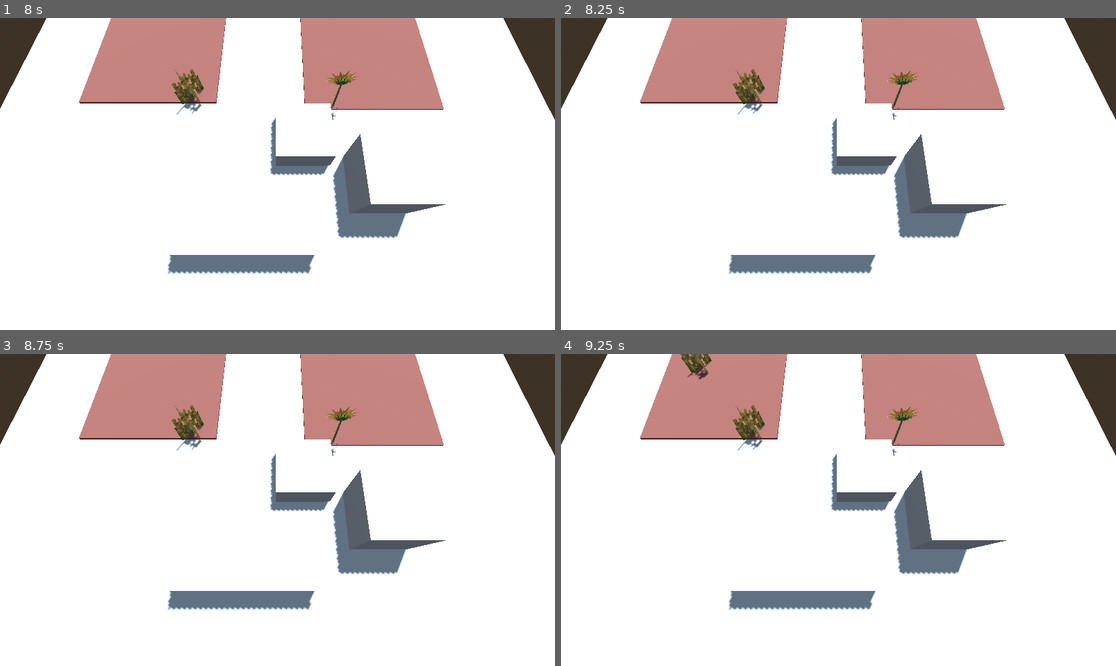
Above: before the commit, frames 1-4 (two rows, left to right).
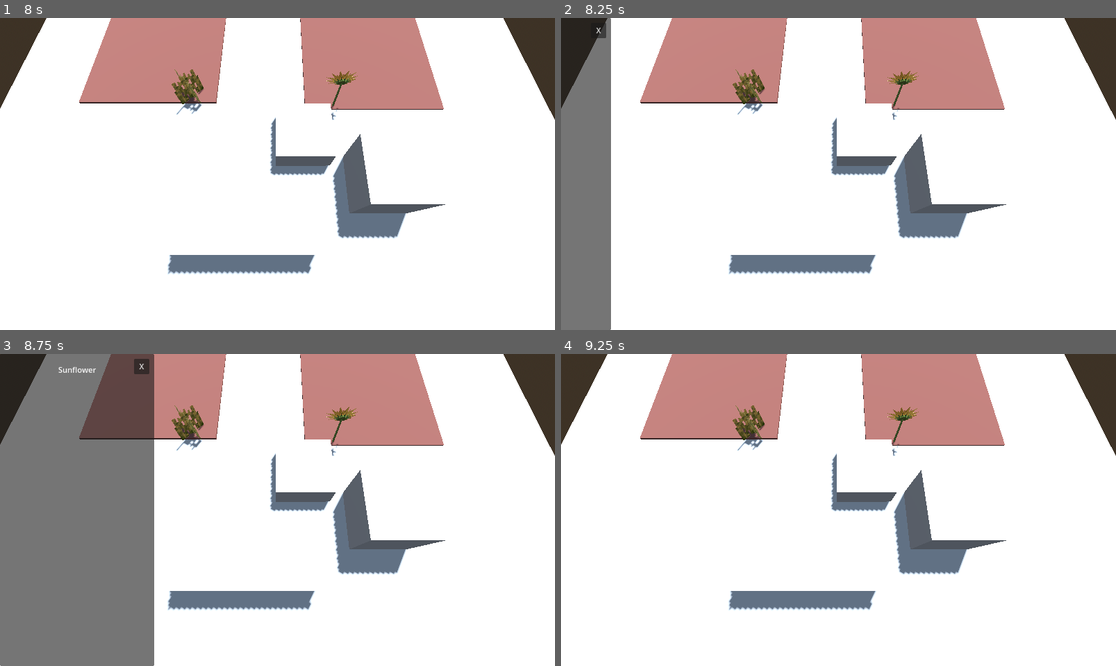
Above: after the commit, the same moments.

Repository: ToBinio/secrets-of-soil
Game: Godot game, scene res://scenes/main.tscn
The game is run twice, just before and just after one commit, with the same random seed, the same clock (stepped at 60 frames per second) and the same inputs.
Inputs (mouse positions are in pixels of both pictures, inside the frame that each line leads up to):
- Up to frame 1 (8 s): tap Enter at 0.5, 2, 3.5 s; move the mouse to (399, 158) at 0.52 s; click (399, 158) at 0.67 s; tap Space at 1.25, 2.75, 4.25 s; move the mouse to (166, 189) at 1.27 s; click (166, 189) at 1.42 s; move the mouse to (333, 105) at 2.02 s; click (333, 105) at 2.17 s; move the mouse to (249, 236) at 2.77 s; click (249, 236) at 2.92 s; move the mouse to (444, 220) at 3.52 s; click (444, 220) at 3.67 s; move the mouse to (111, 127) at 4.27 s; click (111, 127) at 4.42 s; move the mouse to (305, 174) at 5.02 s; click (305, 174) at 5.17 s; move the mouse to (194, 96) at 5.77 s; click (194, 96) at 5.92 s; move the mouse to (399, 158) at 6.52 s; click (399, 158) at 6.67 s; move the mouse to (166, 189) at 7.27 s; click (166, 189) at 7.42 s
- Up to frame 2 (8.25 s): move the mouse to (894, 105) at 8.02 s; click (894, 105) at 8.17 s
- Up to frame 3 (8.75 s): no input
- Up to frame 4 (9.25 s): click (705, 366) at 8.75 s, where only the run after the commit has a clickable "X"

Frame 1 is identical in both runs. In frame 2, 7.9% of the frame differs, in the area x 0-10%, y 0-100%; in frame 3, 26%, in the area x 0-28%, y 0-100%; in frame 4, 0.3%.

Commit message:
fixed death zone hitbox height

Diff:
--- a/scenes/click_clear_component.tscn
+++ b/scenes/click_clear_component.tscn
@@ -3,6 +3,7 @@
 [ext_resource type="Script" uid="uid://b20puety53ilr" path="res://scripts/components/click_clear_component.gd" id="1_rwuwh"]
 
 [sub_resource type="CylinderShape3D" id="CylinderShape3D_rwuwh"]
+height = 0.1
 
 [node name="ClickClearComponent" type="Area3D"]
 script = ExtResource("1_rwuwh")
--- a/scenes/plants/sunflower.tscn
+++ b/scenes/plants/sunflower.tscn
@@ -23,5 +23,3 @@
 
 [node name="ClickClearComponent" parent="." instance=ExtResource("4_1v48e")]
 radius = 1.0
-
-[connection signal="input_event" from="Clicker" to="Clicker" method="_on_input_event"]
Not shown: 1 places in scenes/plants/sunflower.tscn that only renumber resources
